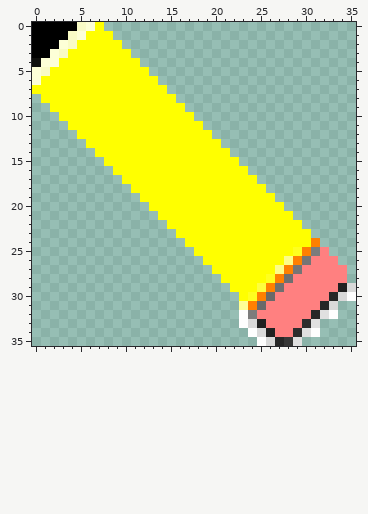
File history of a pixel-art sprite, PicEditor/src/assets/images/pencil.png. The picture above was drawn from the file before the commit.
The file is 36x36 pixels. Colours within 5 levels of each other are drawn and written as one.
The result:
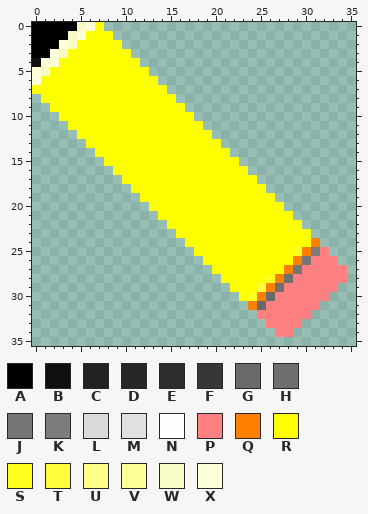
Palette (. is transparent): A #000000  B #0f0f0d  C #212121  D #272727  E #2d2d2d  F #373737  G #696969  H #6f6f6f  J #757575  K #7c7c7c  L #d9d9d9  M #e0e0e0  N #fefefe  P #ff8080  Q #ff8000  R #ffff00  S #ffff1f  T #fefe3e  U #fdfd8a  V #fefe96  W #f9fbc6  X #fdffd7
From the commit log: added panel icons
Changes in this commit:
@@ x 21..35 @@
 25 RRRRRRRRSQKP...
-26 RRRRRRRUQJPPP..
-27 RRRRRRUQJPPPPP.
+26 RRRRRRRRQJPPP..
+27 RRRRRRRQJPPPPP.
 28 RRRRRSQHPPPPPP.
-29 .RRRTQHPPPPPPCL
-30 ..RSQGPPPPPPDLN
-31 ..VQGPPPPPPDL..
-32 ..NKPPPPPPDMN..
-33 ..NLCPPPPEM....
-34 ...NLCPPEMN....
-35 ....NLDFM......
+29 .RRRTQHPPPPPP..
+30 ..RSQGPPPPPP...
+31 ...QGPPPPPP....
+32 ....PPPPPP.....
+33 .....PPPP......
+34 ......PP.......
+35 ...............
Pixel boxes of the changes (left, top, right, bottom) in both pictures:
changed: (239, 256, 356, 346)
